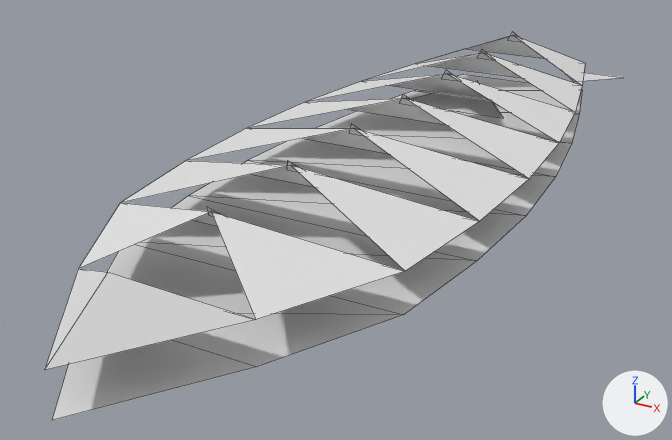
Two versions of the OBJ model GameData/Meshes/Designs/vesper/vesper_carrier_mk3_44.obj, one commit apart.
Camera for both pictures: a 50 mm camera at (4.8, -10.89, 4.3) aimed at (-0.48, -1.3, -0.49). The lights are fixed; the arrows at lower right show +X, +Y and +Z. The picture after the commit comes second. Mesh edges are drawn as thin lines. Where no turn or scale is listed for an object, it has been applied to the vertices. Vertices at exactly the same position are counted once.

The first picture shows 'vesper_carrier_mk3_44'.
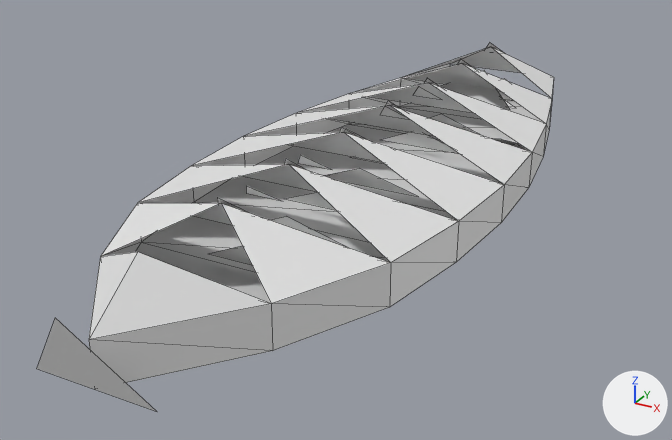
Boxes [x1, y1, x2, y2] around the edits, measured in the pictures (672 x 440 px; the box of a moved part takes in the faces that stretch with it):
'vesper_carrier_mk3_44', reshaped (11% narrower): before [45, 31, 624, 420]; after [37, 43, 554, 412]
part 1 of me_vesper_carrier_mk3_44, rebuilt (14% narrower): before [45, 35, 585, 370]; after [89, 47, 554, 383]
part 2 of me_vesper_carrier_mk3_44, rebuilt: before [349, 124, 364, 136]; after [346, 129, 368, 140]
part 3 of me_vesper_carrier_mk3_44, rebuilt: before [287, 160, 300, 172]; after [285, 158, 309, 171]
part 4 of me_vesper_carrier_mk3_44, rebuilt: before [411, 81, 503, 118]; after [440, 71, 510, 110]
part 5 of me_vesper_carrier_mk3_44, deleted: before [206, 31, 624, 216]
part 6 of me_vesper_carrier_mk3_44, moved or reshaped: before [52, 74, 582, 420]; after [37, 43, 520, 412]

Patch to the scene script:
```diff
--- a/GameData/Meshes/Designs/vesper/vesper_carrier_mk3_44.obj.py
+++ b/GameData/Meshes/Designs/vesper/vesper_carrier_mk3_44.obj.py
@@ me_vesper_carrier_mk3_44 @@
 # used by ob_vesper_carrier_mk3_44; location = (0.0, 0.0, 0.0)
-me_vesper_carrier_mk3_44.from_pydata(...)  # 72 vertices, 49 faces; spans x -1.94..1.94, y -6.71..5.65, z 0.0..1.01
+me_vesper_carrier_mk3_44.from_pydata(...)  # 117 vertices, 96 faces; spans x -1.76..1.76, y -6.54..3.57, z 0.0..1.04
+# me_vesper_carrier_mk3_44 part 1: the loose piece of 25 vertices spanning x -1.94..1.94, y -6.71..4.5, z 0.46..0.94 is rebuilt with 42 vertices and now spans x -1.76..1.76, y -6.23..3.34, z 0.0..0.96
+# me_vesper_carrier_mk3_44 part 2: the loose piece of 3 vertices spanning x -0.15..0.15, y -1.81..-1.57, z 0.81..1.01 is rebuilt with 3 vertices and now spans x -0.22..0.22, y -1.93..-1.62, z 0.76..0.99
+# me_vesper_carrier_mk3_44 part 3: the loose piece of 3 vertices spanning x -0.15..0.15, y -3.21..-2.97, z 0.81..1.01 is rebuilt with 3 vertices and now spans x -0.18..0.18, y -3.24..-2.98, z 0.83..1.04
+# me_vesper_carrier_mk3_44 part 4: the loose piece of 3 vertices spanning x -0.81..0.81, y 1.23..2.29, z 0.36..0.55 is rebuilt with 3 vertices and now spans x -0.77..0.77, y 1.62..2.58, z 0.37..0.64
+# me_vesper_carrier_mk3_44 part 5: 7 loose pieces with 21 vertices, spanning x -1.5..1.5, y -4.61..5.65, z 0.0..1.01, are deleted
+# me_vesper_carrier_mk3_44 part 6
+# 17 vertices are removed from x -1.94..1.94, y -6.71..4.5, z 0.0
+# 15 faces are deleted
+# 60 vertices are added at x -1.41..1.41, y -6.54..3.57, z 0.0..1.04
+# 6 new vertices lie (0.36, 0.0, 0.0) away from vertices in x -0.18, y -4.18..3.0, z 0.83
+# 22 new faces join them
```
